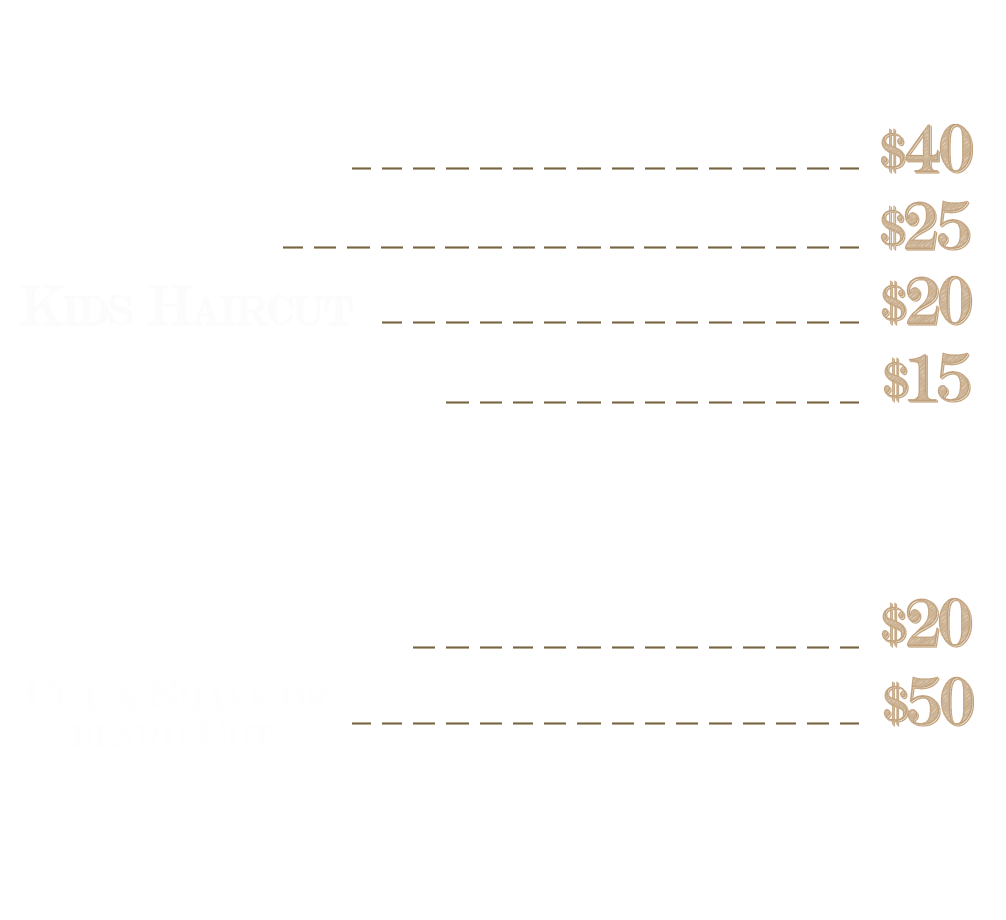
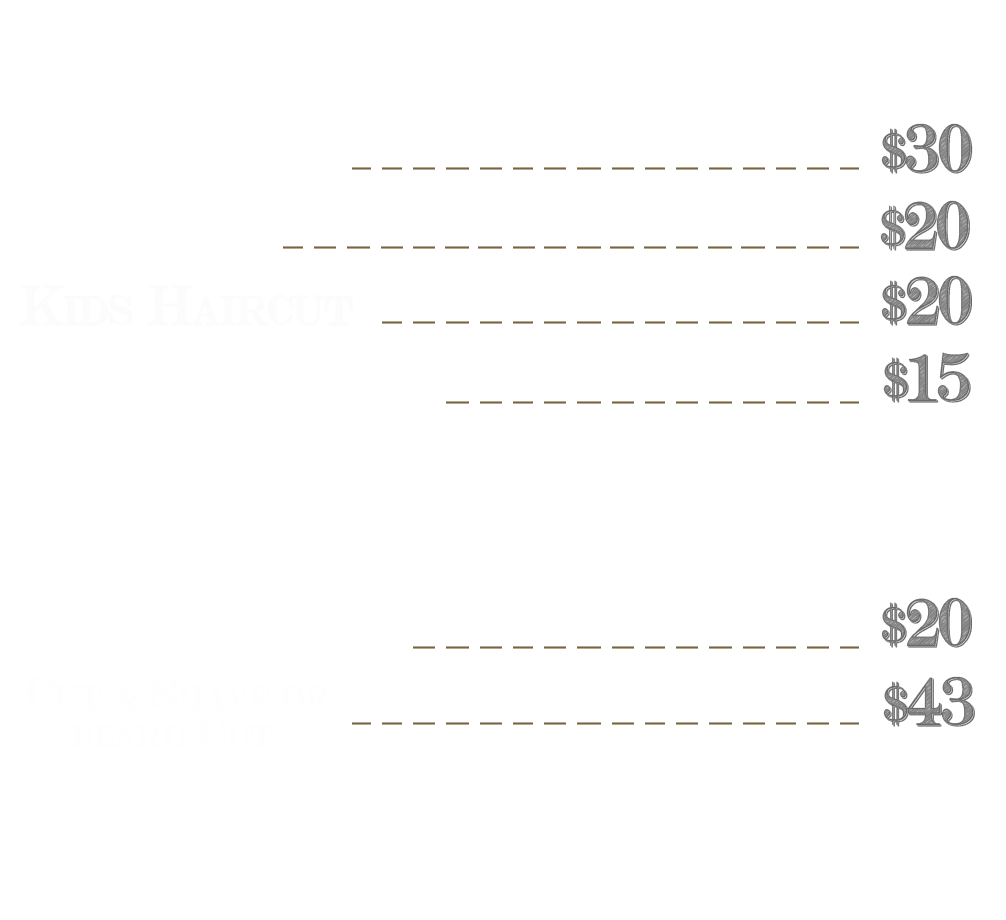
Revision of a layered (1006, 920) image; what changed, layer by layer:
painted on "$20" (1st of 3) over [881, 275, 973, 326]
renamed "$50" to "$43", painted on it over [883, 676, 975, 727]
painted on "$15" over [883, 352, 971, 403]
renamed "$25" to "$20", painted on it over [880, 200, 971, 251]
painted on "$20" (3rd of 3) over [881, 597, 973, 648]
renamed "$40" to "$30", painted on it over [881, 123, 973, 174]
